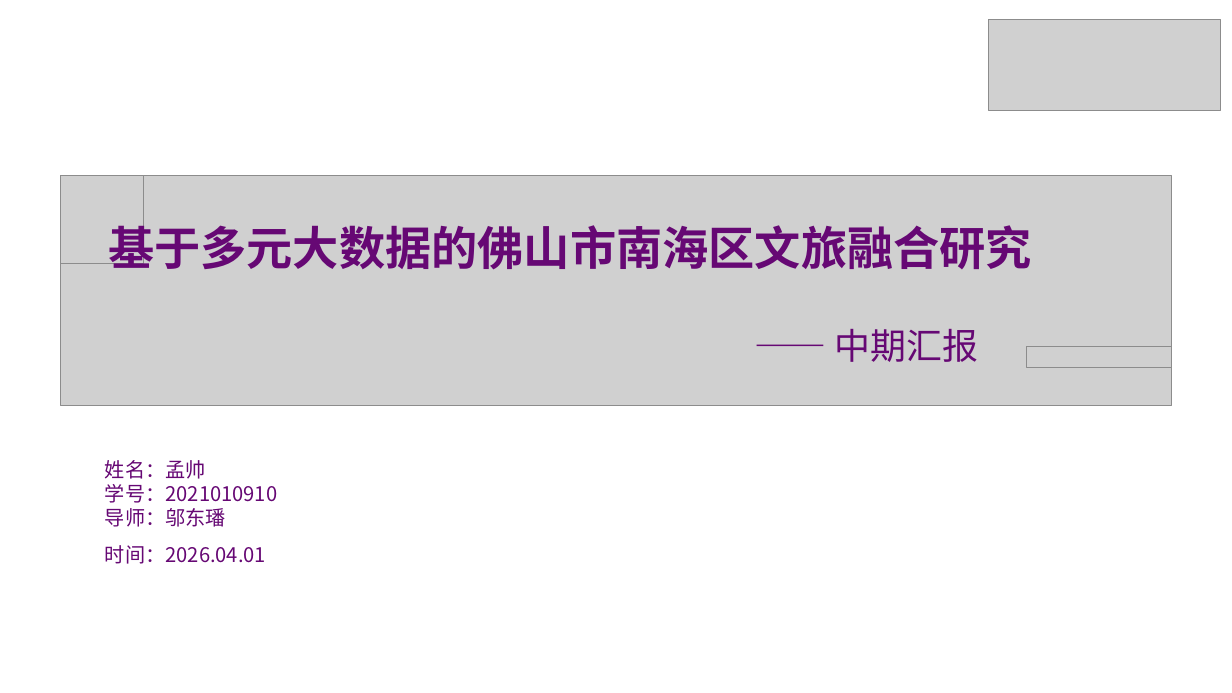
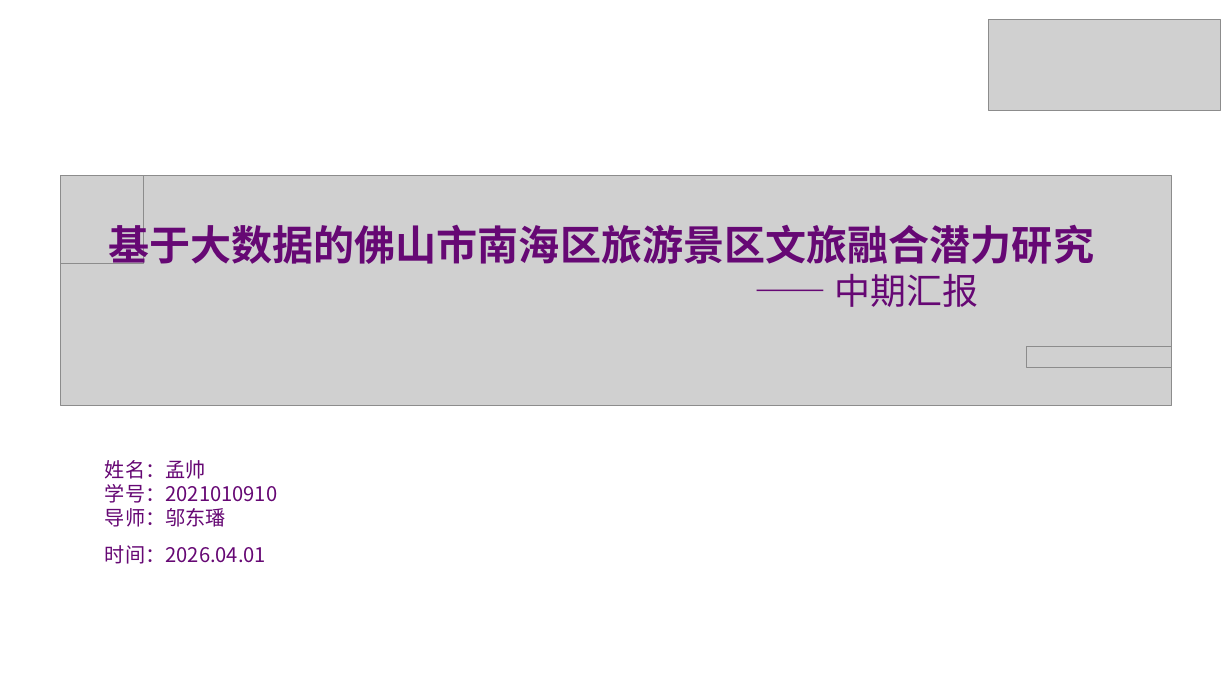
Before and after one commit to Archdogms/knowledge_graph, a slide deck: slide 1 of docs/ppt/孟帅_中期答辩.pptx. Drawn at 1232x693 pixels with LibreOffice and Linux fonts; fonts in the diff are those of the drawing; grey boxes stand for pictures. Boxes give left, top, right and bottom in pixels: in the first picture for what was removed or moved away, otherwise in the second. Text is boxed around its words. In the diff, an @@ line names an element or a change of style, - is before the commit and + after.

```diff
--- a/docs/ppt/孟帅_中期答辩.pptx
+++ b/docs/ppt/孟帅_中期答辩.pptx
@@ text at [108, 218, 1094, 264]: text changed; size 36 to 32 pt @@
-基于多元大数据的佛山市南海区文旅融合研究
+基于大数据的佛山市南海区旅游景区文旅融合潜力研究
```
Also in this commit, not shown: 1 other slide changed, 14 other files.
